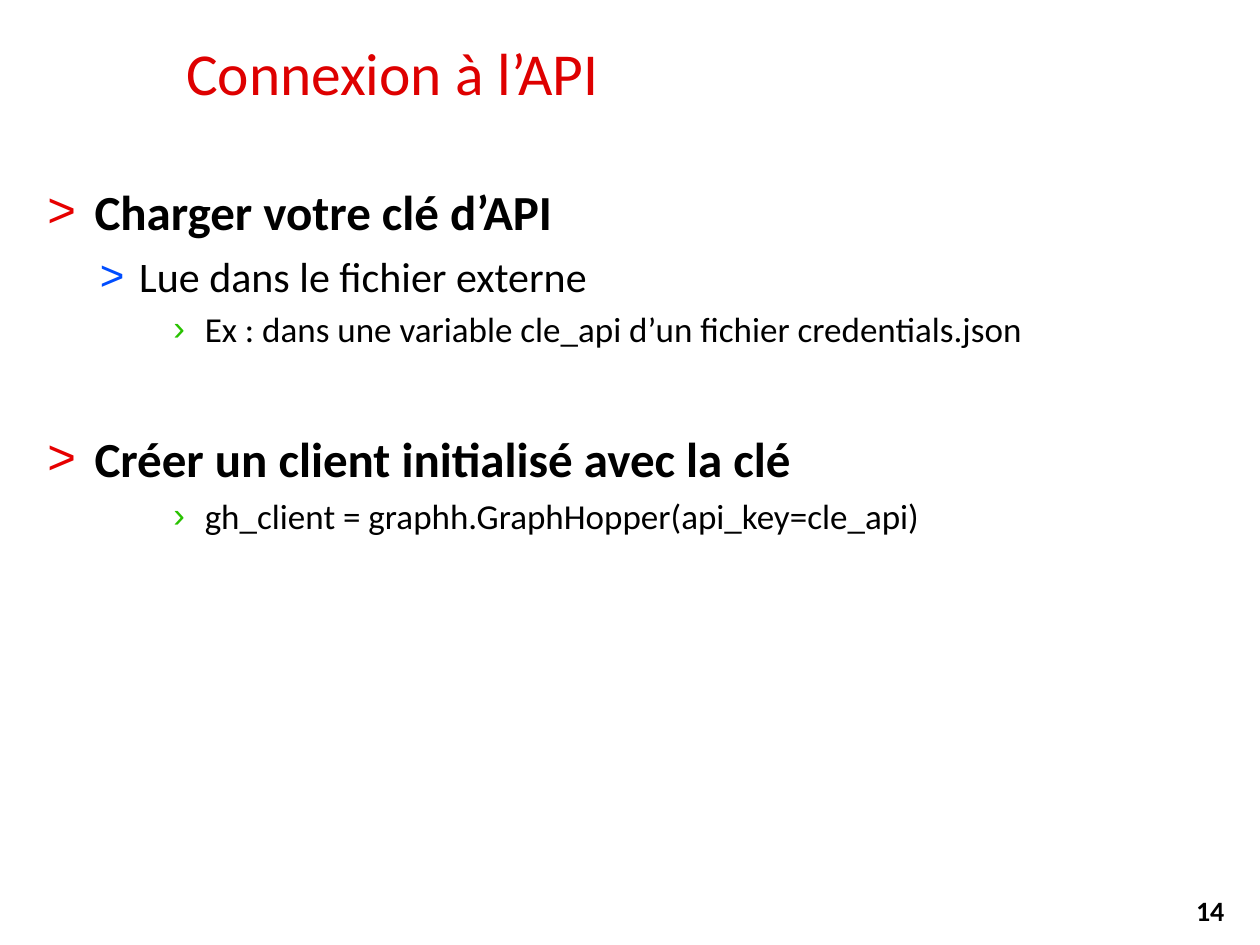
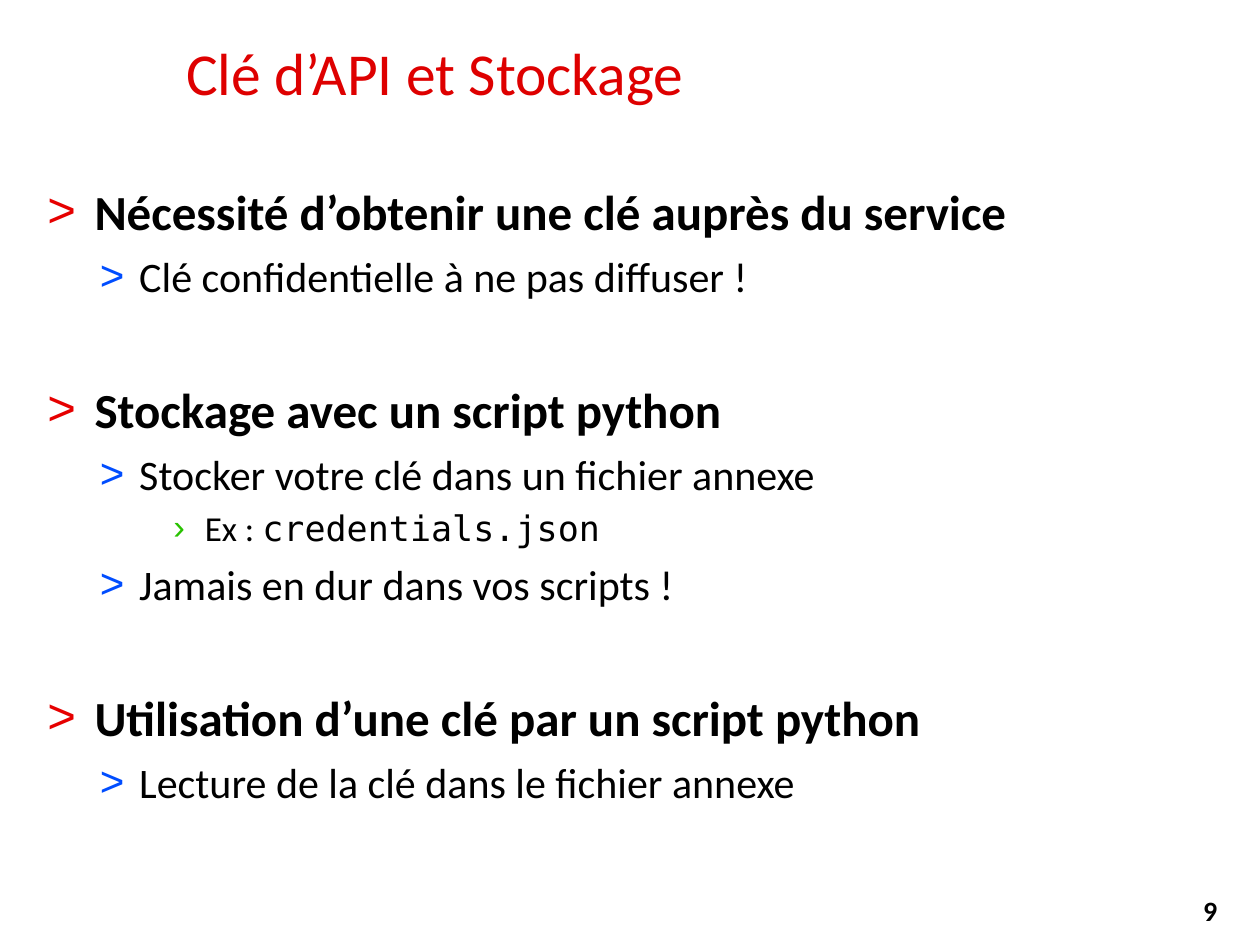
Before and after one commit to alemaitr/python_opendata_l2, a slide deck: slide 9 of cours3.pptx (slide 14 before the commit). Drawn at 1260x945 pixels with LibreOffice and Linux fonts; fonts in the diff are those of the drawing; background and template pictures are left out. Boxes give left, top, right and bottom in pixels: in the first picture for what was removed or moved away, otherwise in the second. Text is boxed around its words. In the diff, an @@ line names an element or a change of style, - is before the commit and + after.

Commit message:
Mise à jour Cours 3 Open Route Service

```diff
--- a/cours3.pptx
+++ b/cours3.pptx
@@ title at (x1=186, y1=53, x2=684, y2=106): text changed @@
-Connexion à l’API
+Clé d’API et Stockage
@@ text at (x1=95, y1=194, x2=1006, y2=799): text changed; size 20 to 24 pt @@
-> Charger votre clé d’API
-  > Lue dans le fichier externe
-    › Ex : dans une variable cle_api d’un fichier credentials.json
-> Créer un client initialisé avec la clé
-    › gh_client = graphh.GraphHopper(api_key=cle_api)
+> Nécessité d’obtenir une clé auprès du service
+  > Clé confidentielle à ne pas diffuser !
+> Stockage avec un script python
+  > Stocker votre clé dans un fichier annexe
+    › Ex : credentials.json
+  > Jamais en dur dans vos scripts !
+> Utilisation d’une clé par un script python
+  > Lecture de la clé dans le fichier annexe
@@ page number at (x1=1203, y1=902, x2=1217, y2=921): text changed @@
-14
+9
```
Also in this commit, not shown: 3 other slides changed, 4 slides added, 6 slides removed, 1 other file.
